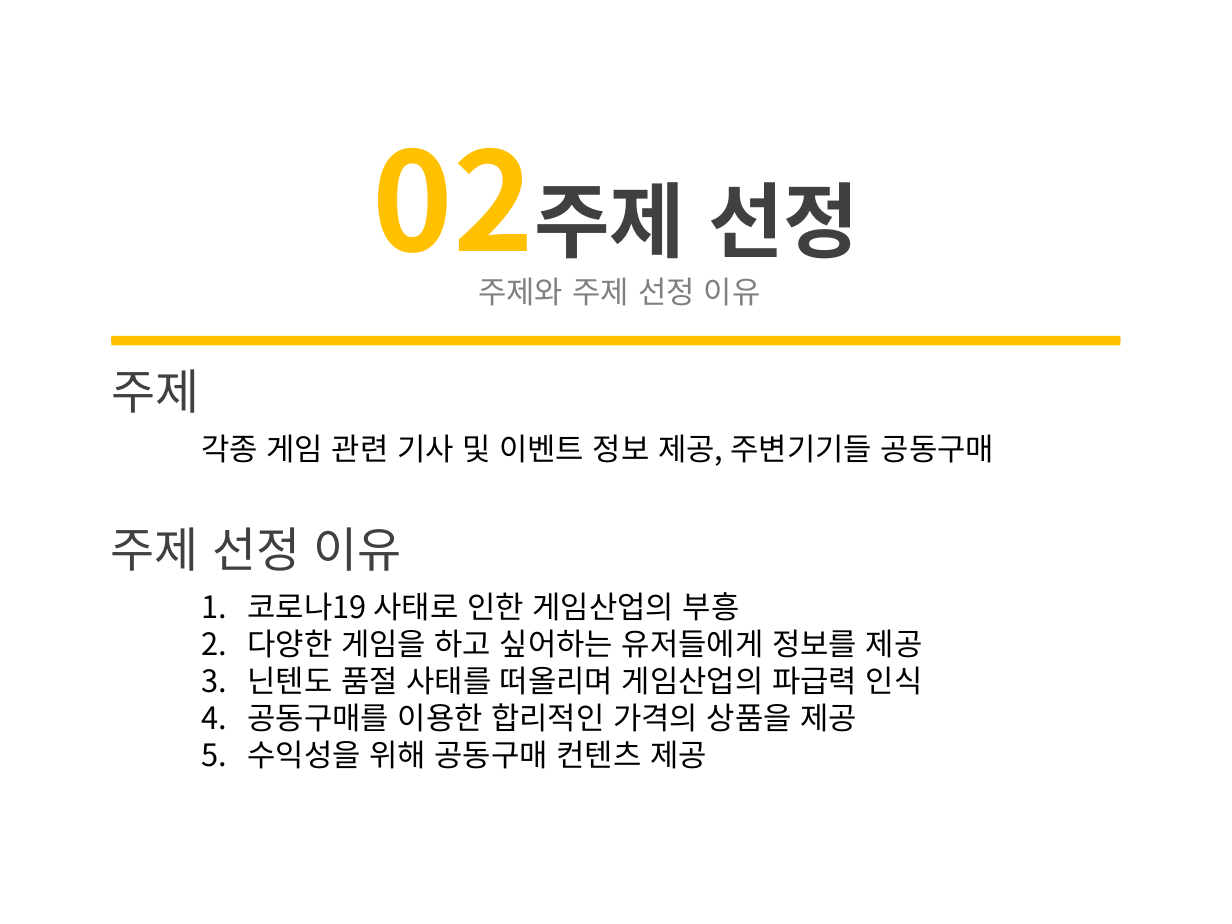
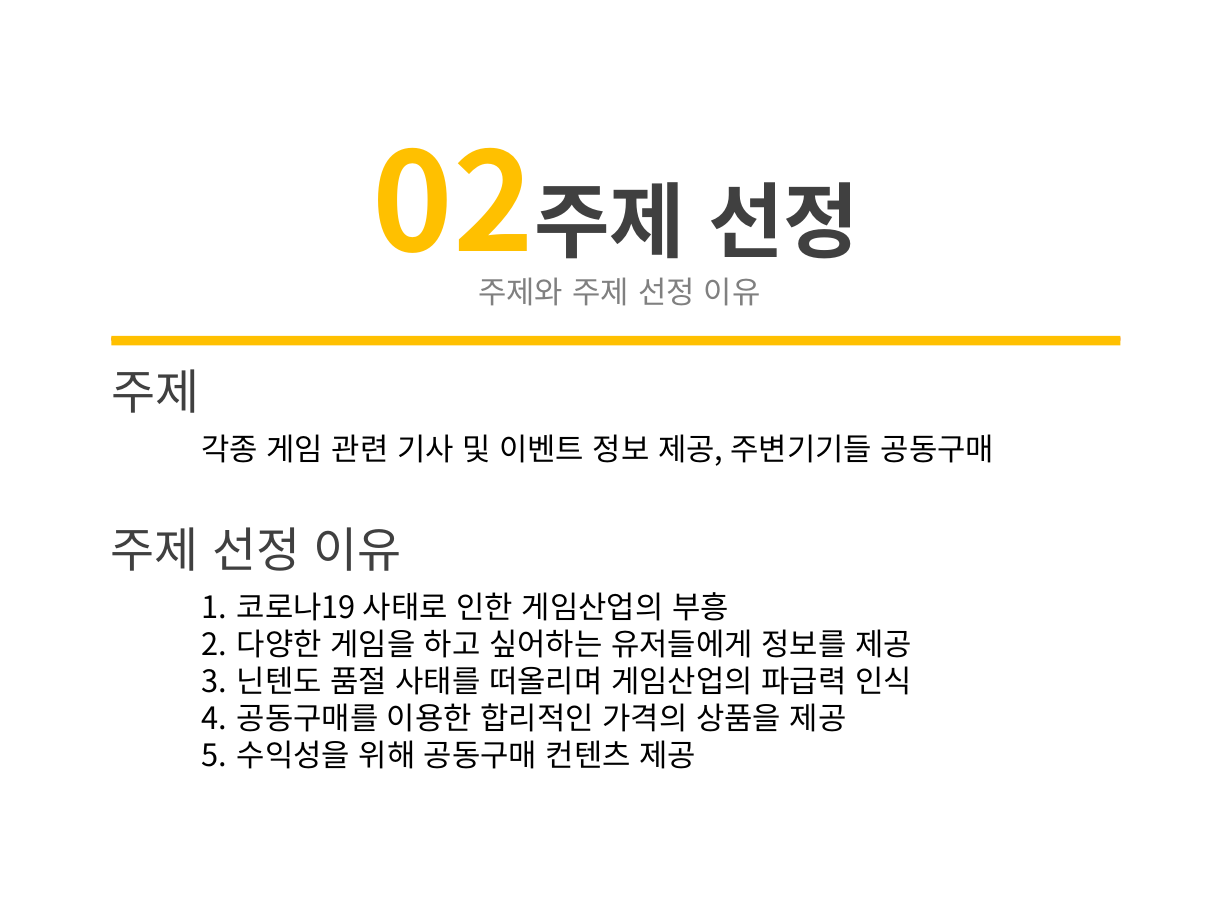
Before and after one commit to amuge92/java2, a slide deck: slide 5 of springT/게임잡지.pptx. Drawn at 1232x924 pixels with LibreOffice and Linux fonts; fonts in the diff are those of the drawing. Boxes give left, top, right and bottom in pixels: in the first picture for what was removed or moved away, otherwise in the second. Text is boxed around its words. In the diff, an @@ line names an element or a change of style, - is before the commit and + after.

```diff
--- a/springT/게임잡지.pptx
+++ b/springT/게임잡지.pptx
@@ text "코로나19 사태로 인한 게임산업의 부흥" at (237,592,912,769): indent changed @@
```
Also in this commit, not shown: 8 other slides changed, 7 slides added, 3 slides removed, 19 other files.
